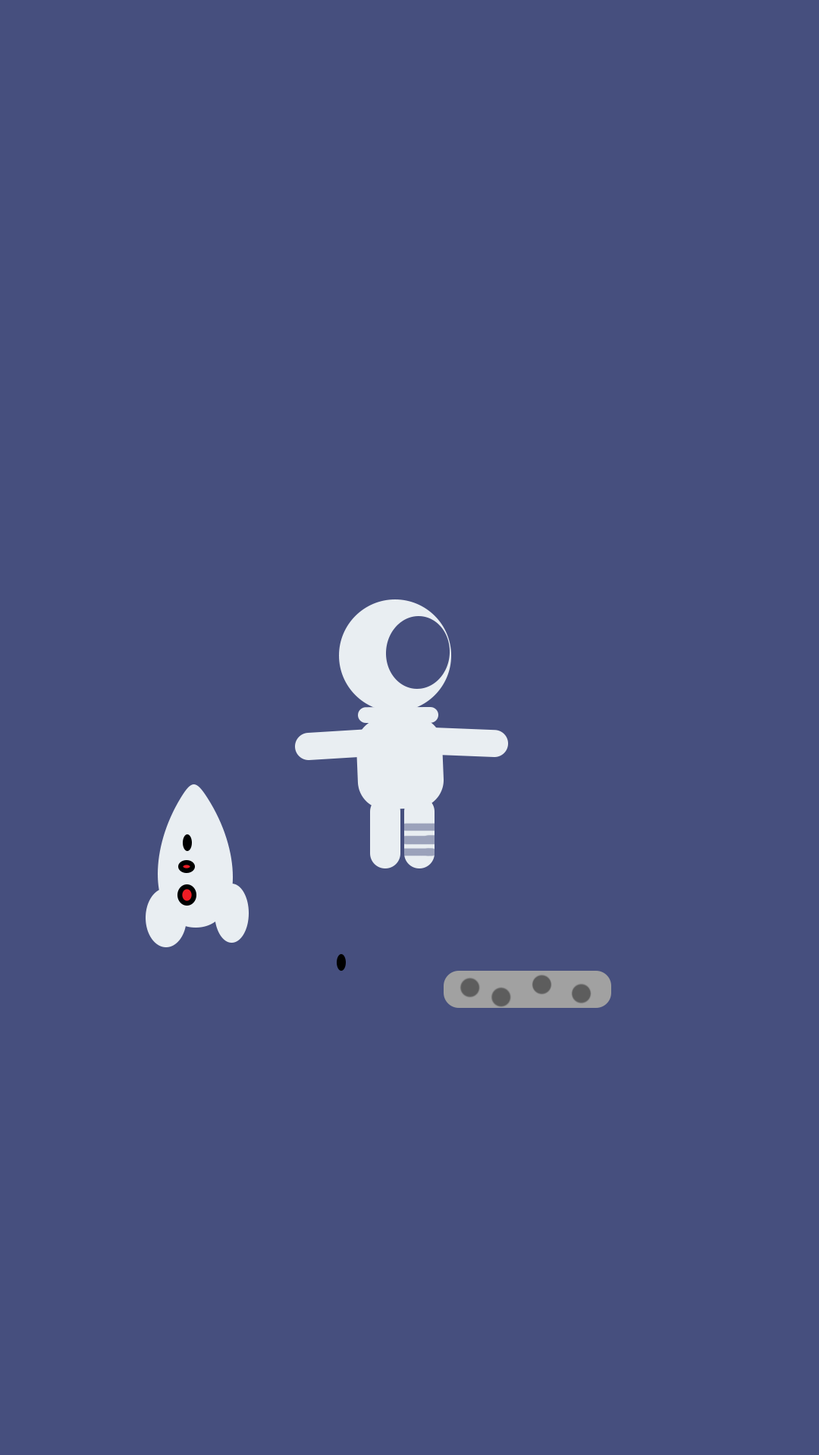
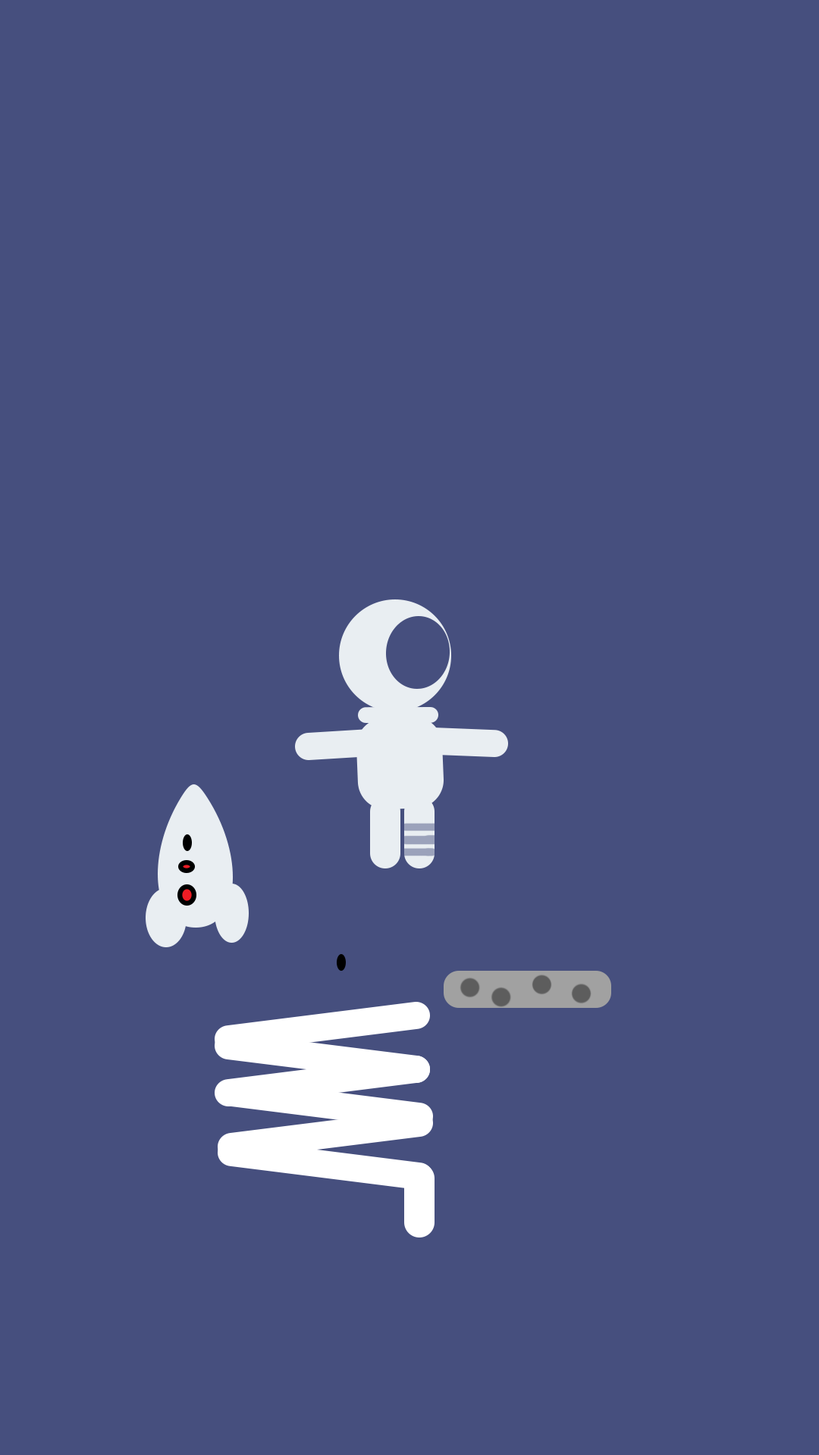
Revision of a layered 819 x 1455 image; what changed, layer by layer:
added group "Spring" (1st of 2) with 9 layers above "Rocket" over [214, 1002, 435, 1238]
added layer "Rounded Rectangle 7 copy 2" (1st of 2, in "Spring") in group "Spring" over [217, 1109, 433, 1161]
added layer "Rounded Rectangle 8" in group "Spring" over [404, 1163, 435, 1238]
added layer "Rounded Rectangle 7 copy 4" in group "Spring" over [217, 1139, 433, 1191]
added layer "Rounded Rectangle 7 copy 2" (2nd of 2, in "Spring") in group "Spring" over [217, 1079, 433, 1131]
added layer "Rounded Rectangle 7 copy" in group "Spring" over [214, 1032, 430, 1084]
added layer "Rounded Rectangle 7 copy 3" in group "Spring" over [214, 1055, 430, 1107]
added layer "Rounded Rectangle 7" in group "Spring" over [214, 1002, 430, 1053]
painted on "Ellipse 5" over [182, 866, 189, 869]
